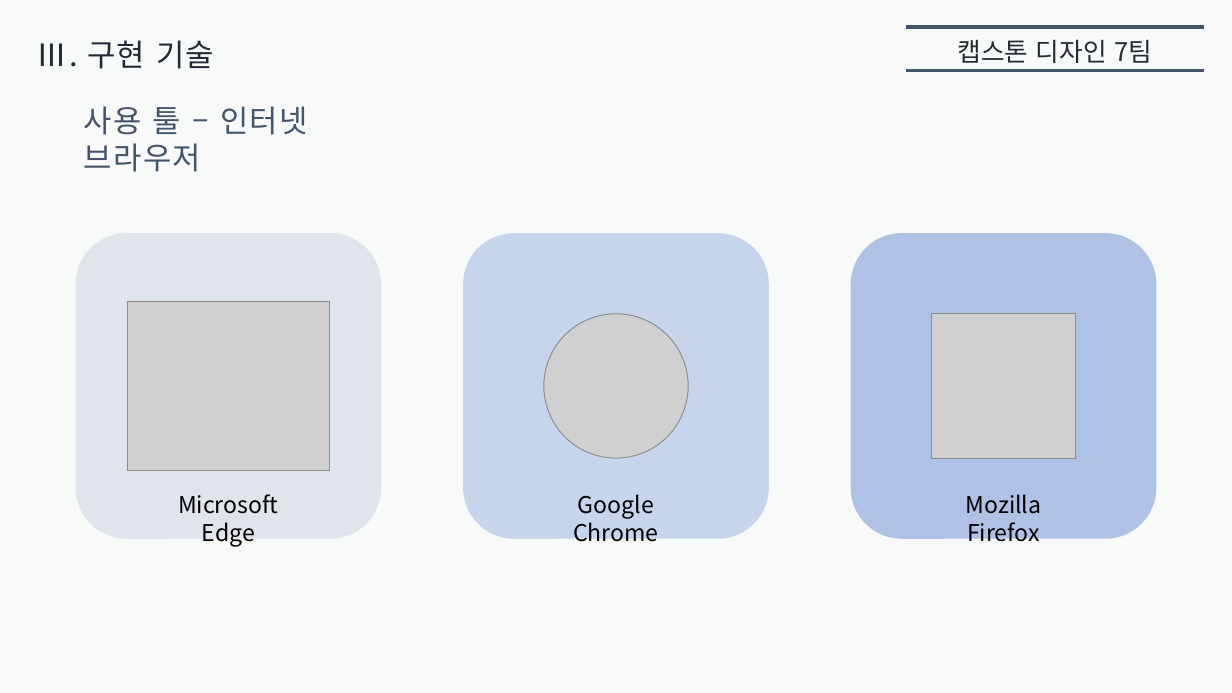
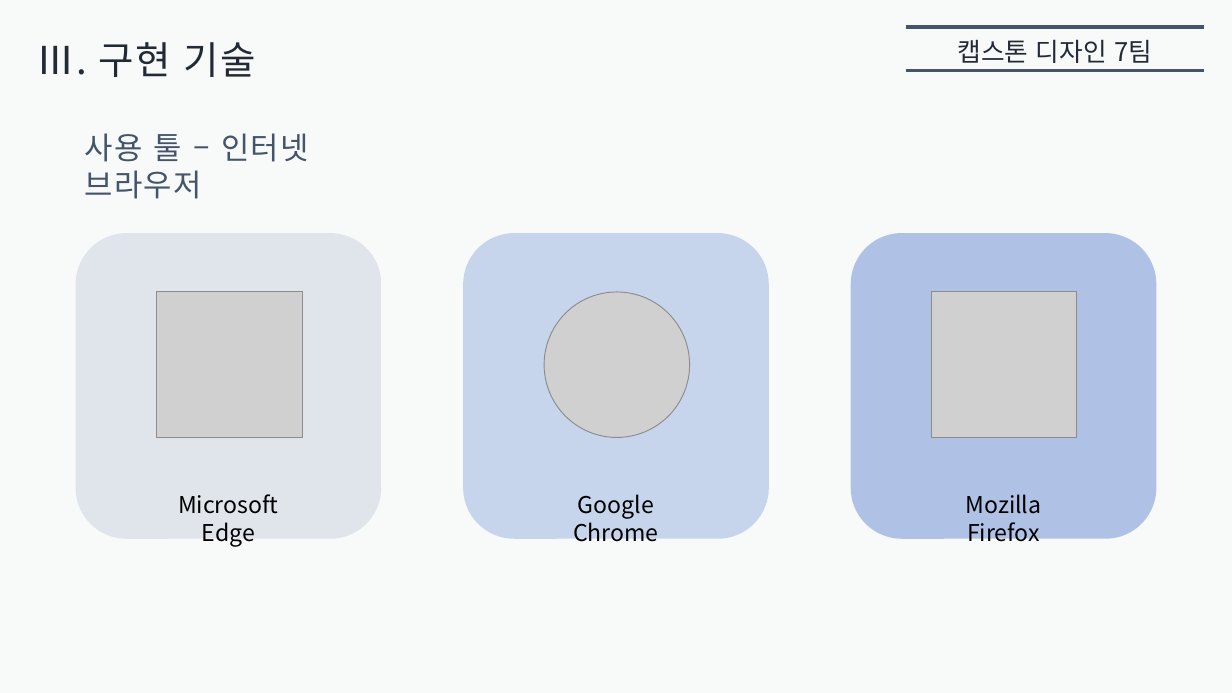
Before and after one commit to inwoo2ya/wormgame, a slide deck: slide 13 of 중간발표.pptx. Drawn at 1232x693 pixels with LibreOffice and Linux fonts; fonts in the diff are those of the drawing; grey boxes stand for pictures. Boxes give left, top, right and bottom in pixels: in the first picture for what was removed or moved away, otherwise in the second. Text is boxed around its words. In the diff, an @@ line names an element or a change of style, - is before the commit and + after.

```diff
--- a/중간발표.pptx
+++ b/중간발표.pptx
@@ text "Ⅲ. 구현 기술" at bbox=[37, 42, 256, 77]: size 24 to 30 pt @@
@@ text "사용 툴 – 인터넷 브라우저": place and size @@
-text "사용 툴 – 인터넷 브라우저" at bbox=[84, 106, 308, 172]
+text "사용 툴 – 인터넷 브라우저" at bbox=[85, 133, 309, 199]
@@ picture: place and size @@
-picture at bbox=[128, 301, 329, 471]
+picture at bbox=[156, 292, 302, 437]
@@ picture: place and size @@
-picture at bbox=[544, 314, 689, 458]
+picture at bbox=[544, 292, 689, 437]
@@ picture: place and size @@
-picture at bbox=[932, 314, 1076, 458]
+picture at bbox=[932, 292, 1077, 437]
```
Also in this commit, not shown: 18 other slides changed.
